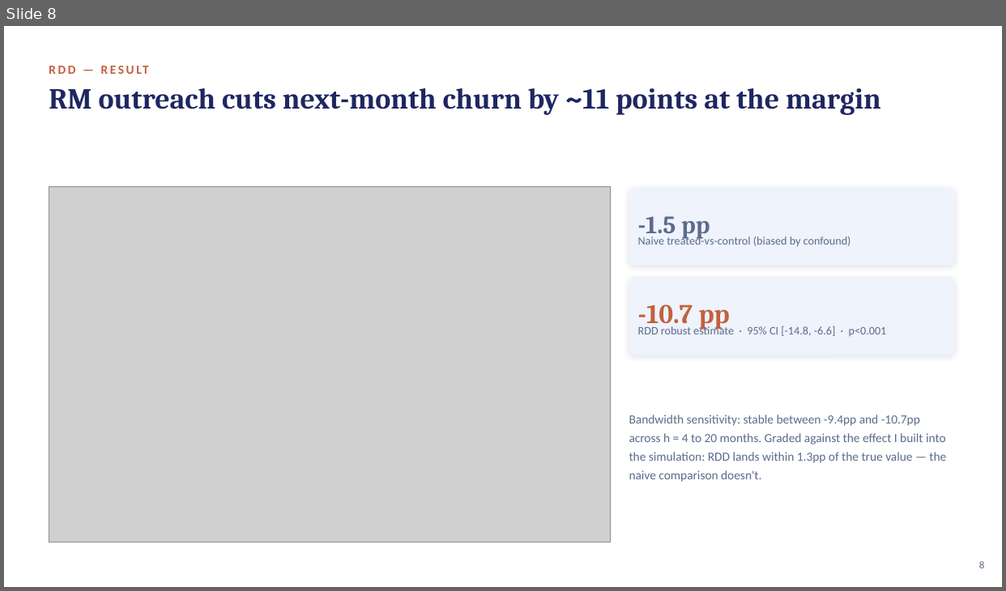
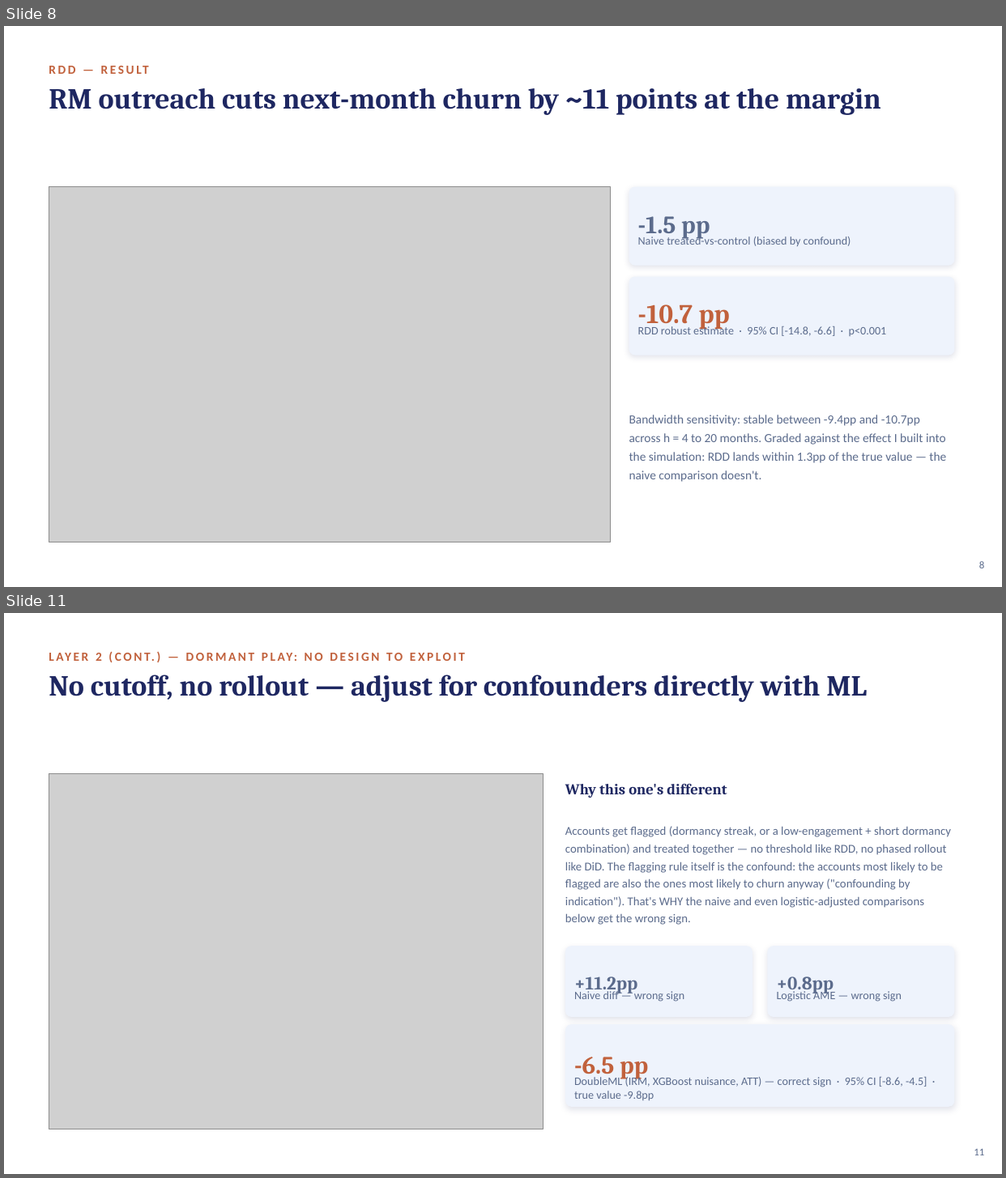
Before and after one commit to crystal1361/DDA-Retention, a slide deck: deck/vanguard_dda_deck.pptx. Shown one above the other, each under a label of ours: slide 8 before the commit, slides 8 and 11 after it; the slides between them are not shown. The pictures are 1006x591 and 1006x1178 pixels, drawn with LibreOffice and Linux fonts; fonts in the diff are those of the drawing; grey boxes stand for pictures. Boxes give left, top, right and bottom in pixels: in the first picture for what was removed or moved away, otherwise in the second. Text is boxed around its words. In the diff, an @@ line names an element or a change of style, - is before the commit and + after.

Commit message:
Rebuild deck: 18 slides incl. DoubleML + business impact

```diff
--- a/deck/vanguard_dda_deck.pptx
+++ b/deck/vanguard_dda_deck.pptx
@@ slide 11 added at (x1=4, y1=613, x2=1002, y2=1174), background #FFFFFF @@
@@ text added at (x1=49, y1=653, x2=928, y2=871), 12 pt, text #C1613C, bold @@
+LAYER 2 (CONT.) — DORMANT PLAY: NO DESIGN TO EXPLOIT
@@ text added at (x1=91, y1=675, x2=867, y2=702), 28 pt, text #1E2761, bold @@
+No cutoff, no rollout — adjust for confounders directly with ML
@@ picture added at (x1=49, y1=774, x2=543, y2=1130) @@
@@ text added at (x1=565, y1=784, x2=727, y2=798), 14.5 pt, text #1E2761, bold @@
+Why this one's different
@@ text added at (x1=565, y1=826, x2=951, y2=925), 11.5 pt, text #5B6B8C @@
+Accounts get flagged (dormancy streak, or a low-engagement + short dormancy combination) and treated together — no threshold like RDD, no phased rollout like DiD. The flagging rule itself is the confound: the accounts most likely to be flagged are also the ones most likely to churn anyway ("confounding by indication"). That's WHY the naive and even logistic-adjusted comparisons below get the wrong sign.
@@ rounded rectangle added at (x1=565, y1=946, x2=752, y2=1017), fill #EEF3FC @@
@@ rounded rectangle added at (x1=768, y1=946, x2=955, y2=1017), fill #EEF3FC @@
@@ text added at (x1=574, y1=977, x2=637, y2=995), 18 pt, text #5B6B8C, bold @@
++11.2pp
@@ text added at (x1=777, y1=977, x2=834, y2=995), 18 pt, text #5B6B8C, bold @@
++0.8pp
@@ text added at (x1=574, y1=990, x2=684, y2=1002), 11 pt, text #5B6B8C @@
+Naive diff — wrong sign
@@ text added at (x1=777, y1=990, x2=901, y2=1002), 11 pt, text #5B6B8C @@
+Logistic AME — wrong sign
@@ rounded rectangle added at (x1=565, y1=1024, x2=955, y2=1107), fill #EEF3FC @@
@@ text added at (x1=574, y1=1057, x2=648, y2=1080), 24 pt, text #C1613C, bold @@
+-6.5 pp
@@ text added at (x1=574, y1=1076, x2=927, y2=1101), 11 pt, text #5B6B8C @@
+DoubleML (IRM, XGBoost nuisance, ATT) — correct sign · 95% CI [-8.6, -4.5] · true value -9.8pp
@@ text added at (x1=974, y1=1149, x2=984, y2=1156), 10 pt, text #5B6B8C @@
+11
```
Also in this commit, not shown: 11 slides changed, 2 other slides added, 2 other files.
